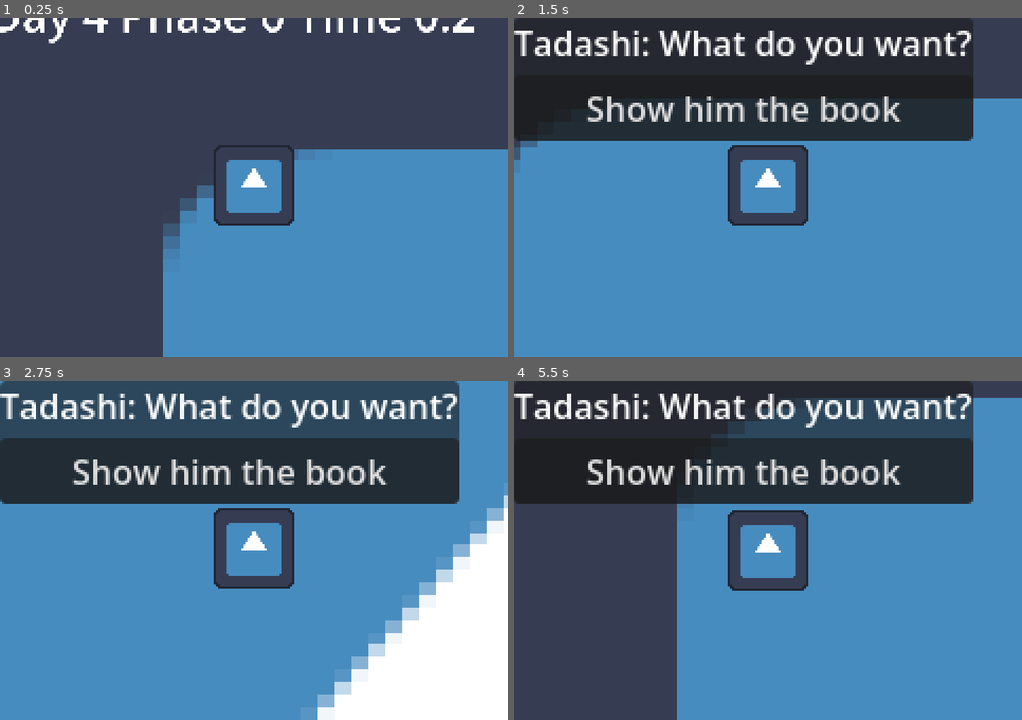
Above: before the commit, frames 1-4 (two rows, left to right).
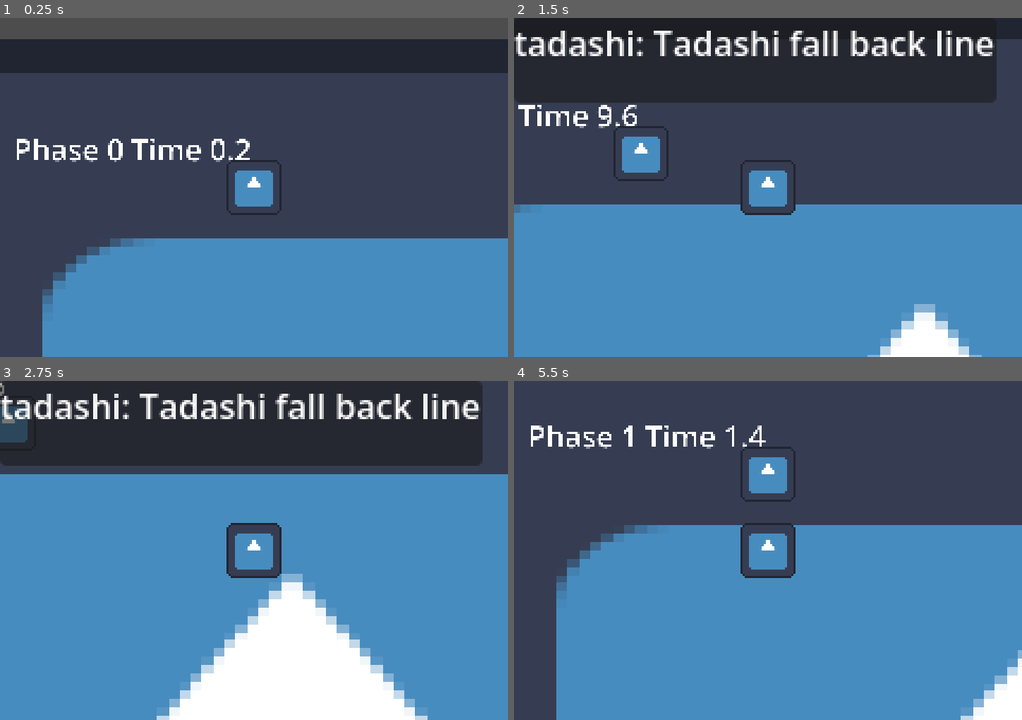
Above: after the commit, the same moments.

Repository: chickengamer555/7-days-of-rain-B1T-jam
Game: Godot game, scene res://test/test.tscn
Same seed, same stepped clock (60 frames per second), same inputs: the game is played once before the commit and once after it. Before the commit the project starts from res://Main/main.tscn. The engine's default icon, where the game draws it, is replaced by a stand-in: a white triangle on a blue panel in a dark square.
Inputs:
- Up to frame 1 (0.25 s): no input
- Up to frame 2 (1.5 s): hold Right (right) 0.53-1.28 s; hold F (Fast_foward) 0.53-1.28 s; hold S (down) from 1.28 s (still down); tap E (Interact) at 1.35 s
- Up to frame 3 (2.75 s): release S (down) at 2.03 s; hold Right (right) from 2.03 s (still down); hold Q (Ledger) from 2.03 s (still down)
- Up to frame 4 (5.5 s): release Right (right) at 2.78 s; release Q (Ledger) at 2.78 s; hold W (up) 2.78-3.53 s; tap F (Fast_foward) at 2.85 s; hold E (Interact) 3.53-4.28 s; hold A (left) 3.53-5.03 s; tap Q (Ledger) at 4.35 s; hold S (down) from 5.03 s (still down); hold F (Fast_foward) from 5.03 s (still down)

The runs differ from the first frame. In frame 1, 34% of the frame differs, in the area x 0-100%, y 0-100%; in frame 2, 36%; in frame 3, 51%; in frame 4, 51%.

Commit message:
Set up npc positioning based on time

Diff:
--- a/Main/main.tscn
+++ /dev/null
@@ -1,48 +0,0 @@
-[gd_scene format=3 uid="uid://xc8hn5n5goux"]
-
-[ext_resource type="Texture2D" uid="uid://8ia57vbc23j3" path="res://icon.svg" id="1_2w1kt"]
-[ext_resource type="PackedScene" uid="uid://di4xy37qbc6wq" path="res://Player/player.tscn" id="2_qvhan"]
-[ext_resource type="Script" uid="uid://bpmospghawpiw" path="res://Main/clock_test.gd" id="3_qvhan"]
-[ext_resource type="Script" uid="uid://cc26361lqegxd" path="res://Main/rule_test.gd" id="4_eunhr"]
-[ext_resource type="Resource" uid="uid://bsle7vqddyrc8" path="res://data/Npcs/tadashi.tres" id="5_k3v36"]
-[ext_resource type="Script" uid="uid://bf4cxcshmclos" path="res://Main/talk_test.gd" id="6_liyct"]
-
-[node name="Main" type="Node2D" unique_id=1734866862]
-
-[node name="Icon" type="Sprite2D" parent="." unique_id=1780990519]
-position = Vector2(0.00024414063, -1)
-scale = Vector2(26.585938, 19.59375)
-texture = ExtResource("1_2w1kt")
-
-[node name="Player" parent="." unique_id=1859766813 instance=ExtResource("2_qvhan")]
-position = Vector2(-1026, -725)
-
-[node name="Label" type="Label" parent="." unique_id=634537517]
-offset_left = -1443.0
-offset_top = -1043.0
-offset_right = -1403.0
-offset_bottom = -1020.0
-theme_override_font_sizes/font_size = 70
-text = "test"
-script = ExtResource("3_qvhan")
-
-[node name="Node" type="Node" parent="." unique_id=389967113]
-script = ExtResource("4_eunhr")
-npc = ExtResource("5_k3v36")
-
-[node name="TalkTest" type="CanvasLayer" parent="." unique_id=1236414903]
-script = ExtResource("6_liyct")
-npc = ExtResource("5_k3v36")
-
-[node name="Box" type="PanelContainer" parent="TalkTest" unique_id=518961776]
-offset_right = 40.0
-offset_bottom = 40.0
-
-[node name="VBox" type="VBoxContainer" parent="TalkTest/Box" unique_id=1897566098]
-layout_mode = 2
-
-[node name="Line" type="Label" parent="TalkTest/Box/VBox" unique_id=1335293989]
-layout_mode = 2
-
-[node name="Choices" type="VBoxContainer" parent="TalkTest/Box/VBox" unique_id=453589110]
-layout_mode = 2
--- a/Player/player.tscn
+++ b/Player/player.tscn
@@ -19,4 +19,4 @@
 texture = ExtResource("1_l8h54")
 
 [node name="Camera2D" type="Camera2D" parent="." unique_id=1616005194]
-zoom = Vector2(0.3, 0.3)
+zoom = Vector2(0.2, 0.2)
--- /dev/null
+++ b/data/Npcs/NPC.tscn
@@ -0,0 +1,15 @@
+[gd_scene format=3 uid="uid://4ogpdbugbk4y"]
+
+[ext_resource type="Script" uid="uid://bkh2k2fnijesg" path="res://data/Npcs/npc.gd" id="1_7y2t7"]
+
+[sub_resource type="RectangleShape2D" id="RectangleShape2D_7xx7b"]
+size = Vector2(127, 127)
+
+[node name="Npc" type="Area2D" unique_id=1277688834]
+script = ExtResource("1_7y2t7")
+
+[node name="Sprite2D" type="Sprite2D" parent="." unique_id=1174544576]
+
+[node name="CollisionShape2D" type="CollisionShape2D" parent="." unique_id=2108813698]
+position = Vector2(-0.5, -0.5)
+shape = SubResource("RectangleShape2D_7xx7b")
--- /dev/null
+++ b/data/Npcs/npc.gd
@@ -0,0 +1,16 @@
+extends Area2D
+
+var data: NPCData #What npc they are
+
+func setup(npc_data):
+	data = npc_data
+	$Sprite2D.texture = data.sprite
+
+# Called when the node enters the scene tree for the first time.
+func _ready() -> void:
+	pass # Replace with function body.
+
+
+# Called every frame. 'delta' is the elapsed time since the previous frame.
+func _process(delta: float) -> void:
+	pass
--- a/data/Npcs/tadashi.tres
+++ b/data/Npcs/tadashi.tres
@@ -5,6 +5,8 @@
 [ext_resource type="Script" uid="uid://c3x5k0vs6q56c" path="res://data/classes/NPC_DATA.gd" id="2_po5mu"]
 [ext_resource type="Resource" uid="uid://ubyjnjdbv781" path="res://data/Dialouge/Tadashi/tadashi_confront.tres" id="3_idt7p"]
 [ext_resource type="Resource" uid="uid://bfhj7djt0p3f6" path="res://data/Dialouge/Tadashi/tadashi_idle.tres" id="4_nqqh8"]
+[ext_resource type="Script" uid="uid://drvfddng8l7fd" path="res://data/classes/schedule_slot.gd" id="5_5auiw"]
+[ext_resource type="Texture2D" uid="uid://8ia57vbc23j3" path="res://icon.svg" id="7_7fu7r"]
 
 [sub_resource type="Resource" id="Resource_7ofpc"]
 script = ExtResource("2_idt7p")
@@ -25,9 +27,24 @@
 tree = ExtResource("4_nqqh8")
 metadata/_custom_type_script = "uid://dn6pv6t3qvn8d"
 
+[sub_resource type="Resource" id="Resource_kgdm3"]
+script = ExtResource("5_5auiw")
+place = "place 1"
+spot = "spot 1"
+metadata/_custom_type_script = "uid://drvfddng8l7fd"
+
+[sub_resource type="Resource" id="Resource_nr7i4"]
+script = ExtResource("5_5auiw")
+day = 2
+place = "place 2"
+spot = "spot 2"
+metadata/_custom_type_script = "uid://drvfddng8l7fd"
+
 [resource]
 script = ExtResource("2_po5mu")
 id = "tadashi"
 display_name = "Tadashi"
 rules = Array[ExtResource("1_6mdjr")]([SubResource("Resource_aoiv7"), SubResource("Resource_7fu7r")])
+sprite = ExtResource("7_7fu7r")
+schedule = Array[ExtResource("5_5auiw")]([SubResource("Resource_kgdm3"), SubResource("Resource_nr7i4")])
 metadata/_custom_type_script = "uid://c3x5k0vs6q56c"
--- a/data/classes/NPC_DATA.gd
+++ b/data/classes/NPC_DATA.gd
@@ -4,3 +4,19 @@
 @export var id: String = "" # Name used in tags
 @export var display_name: String = "" # Name player see
 @export var rules: Array[ConversationRule] = [] # What they say in order
+@export var sprite: Texture2D
+@export var schedule: Array[ScheduleSlot] = []
+
+func current_slot():
+	var awnser = null
+	var best = -1 # Latest time found rn
+	for slot in schedule: # go through all the rows
+		var slot_stamp = (slot.day - 1) * 4 + slot.phase #Get rows time as numver
+		if slot_stamp > Clock.stamp(): # Checls of the row is in the future
+			continue #Skip
+		if slot.condition != null and not slot.condition.is_met(): #Does it have a condition that fails
+			continue # skip
+		if slot_stamp >= best: # Is it as late as the current best
+			awnser = slot #Makes that row the new answer
+			best = slot_stamp # Notes its time
+	return awnser # Gives back nothing or the winning anwser
--- /dev/null
+++ b/data/classes/schedule_slot.gd
@@ -0,0 +1,10 @@
+class_name ScheduleSlot
+extends Resource
+
+@export var day: int = 1
+@export var phase: int = 0
+@export var place: String = ""
+@export var spot: String = ""
+@export var condition: Condition
+
+# This will be used for making npcs spawn in spots according to day and phase
--- /dev/null
+++ b/test/placeholder.gd
@@ -0,0 +1,20 @@
+extends Node2D
+
+@export var npcs: Array[NPCData] = [] #Drag in npc files
+const NPC_SCENE = preload("res://data/Npcs/NPC.tscn") # Load npc scene
+
+func _ready():
+		Clock.phase_changed.connect(refresh_npcs) #update npcs each phase
+		$Player.position = $Spots.get_node("spot 1").position
+		refresh_npcs()
+
+func refresh_npcs(): # Removes every npc then puts each one at the spot the shcedule says they should be in
+		for child in $NPCs.get_children():
+				child.queue_free()
+		for npc_data in npcs:
+				var slot = npc_data.current_slot()
+				if slot != null:
+						var npc = NPC_SCENE.instantiate()
+						$NPCs.add_child(npc)
+						npc.setup(npc_data)
+						npc.position = $Spots.get_node(slot.spot).position
--- a/Main/rule_test.gd
+++ b/test/rule_test.gd
@@ -4,7 +4,7 @@
 # Called when the node enters the scene tree for the first time.
 func _ready() -> void:
 	print_rule()
-	Clock.day = 4
+#	Clock.day = 4
 	print_rule()
 	Flags.add("has_cost_book")
 	print_rule()
--- /dev/null
+++ b/test/test.tscn
@@ -0,0 +1,64 @@
+[gd_scene format=3 uid="uid://xc8hn5n5goux"]
+
+[ext_resource type="Texture2D" uid="uid://8ia57vbc23j3" path="res://icon.svg" id="1_s3n3v"]
+[ext_resource type="Script" uid="uid://coci71j4s2cxg" path="res://test/placeholder.gd" id="2_aeque"]
+[ext_resource type="PackedScene" uid="uid://di4xy37qbc6wq" path="res://Player/player.tscn" id="2_kgdm3"]
+[ext_resource type="Script" uid="uid://bpmospghawpiw" path="res://test/clock_test.gd" id="3_aeque"]
+[ext_resource type="Script" uid="uid://c3x5k0vs6q56c" path="res://data/classes/NPC_DATA.gd" id="3_f6u32"]
+[ext_resource type="Script" uid="uid://cc26361lqegxd" path="res://test/rule_test.gd" id="4_f6u32"]
+[ext_resource type="Resource" uid="uid://bsle7vqddyrc8" path="res://data/Npcs/tadashi.tres" id="5_5jhup"]
+[ext_resource type="Script" uid="uid://bf4cxcshmclos" path="res://test/talk_test.gd" id="6_v2t6q"]
+
+[node name="test" type="Node2D" unique_id=1734866862]
+script = ExtResource("2_aeque")
+npcs = Array[ExtResource("3_f6u32")]([ExtResource("5_5jhup")])
+
+[node name="Icon" type="Sprite2D" parent="." unique_id=1780990519]
+position = Vector2(0.00024414063, -1)
+scale = Vector2(26.585938, 19.59375)
+texture = ExtResource("1_s3n3v")
+
+[node name="Player" parent="." unique_id=1859766813 instance=ExtResource("2_kgdm3")]
+position = Vector2(-1026, -725)
+
+[node name="Label" type="Label" parent="." unique_id=634537517]
+offset_left = -1443.0
+offset_top = -1043.0
+offset_right = -1403.0
+offset_bottom = -1020.0
+theme_override_font_sizes/font_size = 70
+text = "test"
+script = ExtResource("3_aeque")
+
+[node name="Node" type="Node" parent="." unique_id=389967113]
+script = ExtResource("4_f6u32")
+npc = ExtResource("5_5jhup")
+
+[node name="TalkTest" type="CanvasLayer" parent="." unique_id=1236414903]
+script = ExtResource("6_v2t6q")
+npc = ExtResource("5_5jhup")
+
+[node name="Box" type="PanelContainer" parent="TalkTest" unique_id=518961776]
+offset_right = 40.0
+offset_bottom = 40.0
+
+[node name="VBox" type="VBoxContainer" parent="TalkTest/Box" unique_id=1897566098]
+layout_mode = 2
+
+[node name="Line" type="Label" parent="TalkTest/Box/VBox" unique_id=1335293989]
+layout_mode = 2
+
+[node name="Choices" type="VBoxContainer" parent="TalkTest/Box/VBox" unique_id=453589110]
+layout_mode = 2
+
+[node name="PlaceHolder" type="Node2D" parent="." unique_id=1171560324]
+
+[node name="Spots" type="Node2D" parent="." unique_id=1765391010]
+
+[node name="spot 1" type="Marker2D" parent="Spots" unique_id=441940488]
+position = Vector2(-671, -905)
+
+[node name="spot 2" type="Marker2D" parent="Spots" unique_id=1793227087]
+position = Vector2(-1307, -525)
+
+[node name="NPCs" type="Node2D" parent="." unique_id=1684505752]
Not shown, added: data/Npcs/npc.gd.uid
Not shown, added: data/classes/schedule_slot.gd.uid
Renamed: Main/clock_test.gd -> test/clock_test.gd
Renamed: Main/clock_test.gd.uid -> test/clock_test.gd.uid
Not shown, added: test/placeholder.gd.uid
Renamed: Main/rule_test.gd.uid -> test/rule_test.gd.uid
Renamed: Main/tag_test.gd -> test/tag_test.gd
Renamed: Main/tag_test.gd.uid -> test/tag_test.gd.uid
Renamed: Main/talk_test.gd -> test/talk_test.gd
Renamed: Main/talk_test.gd.uid -> test/talk_test.gd.uid
